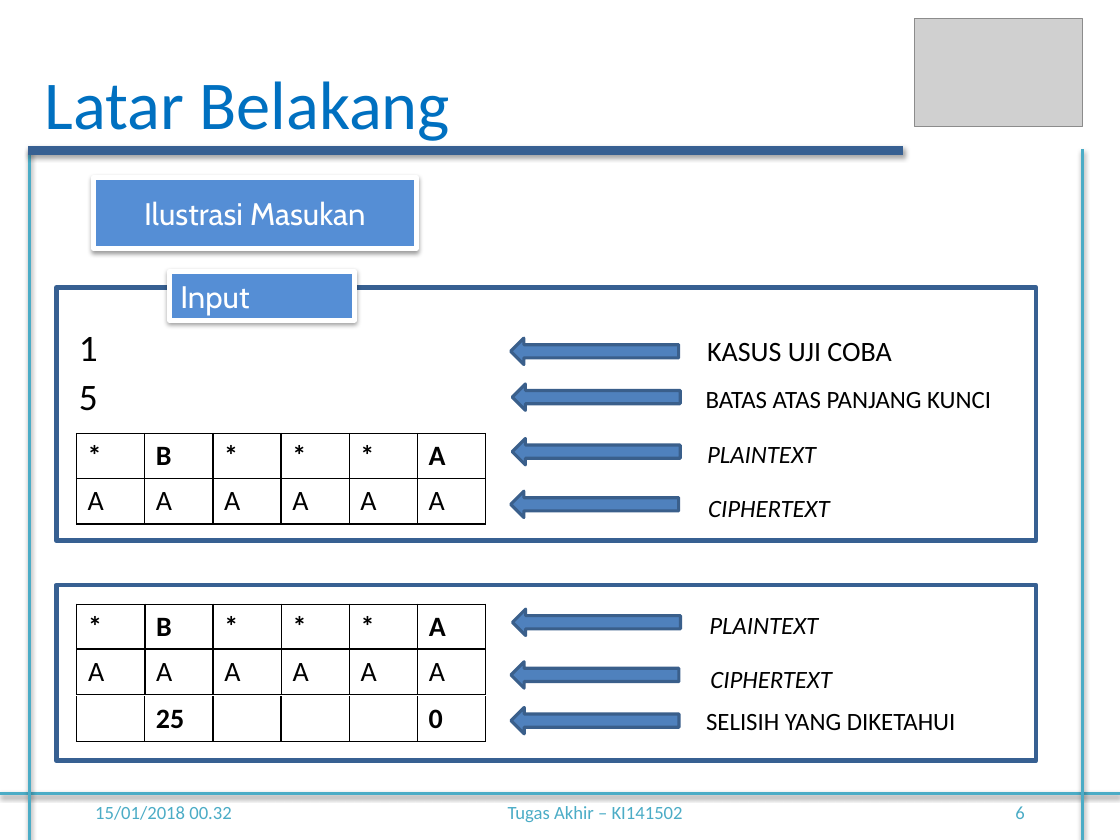
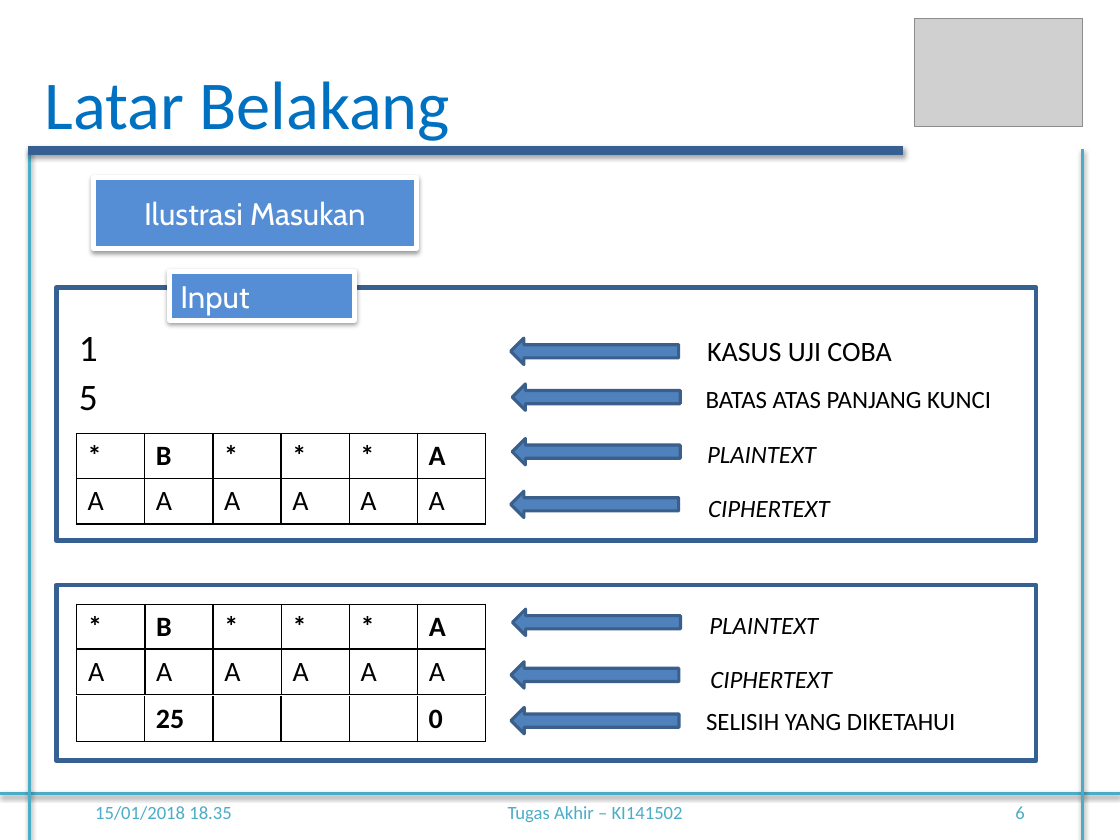
Before and after one commit to apasajaboleh1/TA, a slide deck: slide 6 of 5113100040 -Freddy Hermawan Yuwono-ppt.pptx. Drawn at 1120x840 pixels with LibreOffice and Linux fonts; fonts in the diff are those of the drawing; grey boxes stand for pictures. Boxes give left, top, right and bottom in pixels: in the first picture for what was removed or moved away, otherwise in the second. Text is boxed around its words. In the diff, an @@ line names an element or a change of style, - is before the commit and + after.

```diff
--- a/5113100040 -Freddy Hermawan Yuwono-ppt.pptx
+++ b/5113100040 -Freddy Hermawan Yuwono-ppt.pptx
@@ text at (x1=95, y1=806, x2=231, y2=820): text changed @@
-15/01/2018 00.32
+15/01/2018 18.35
```
Also in this commit, not shown: 35 other slides changed, 29 other files.
